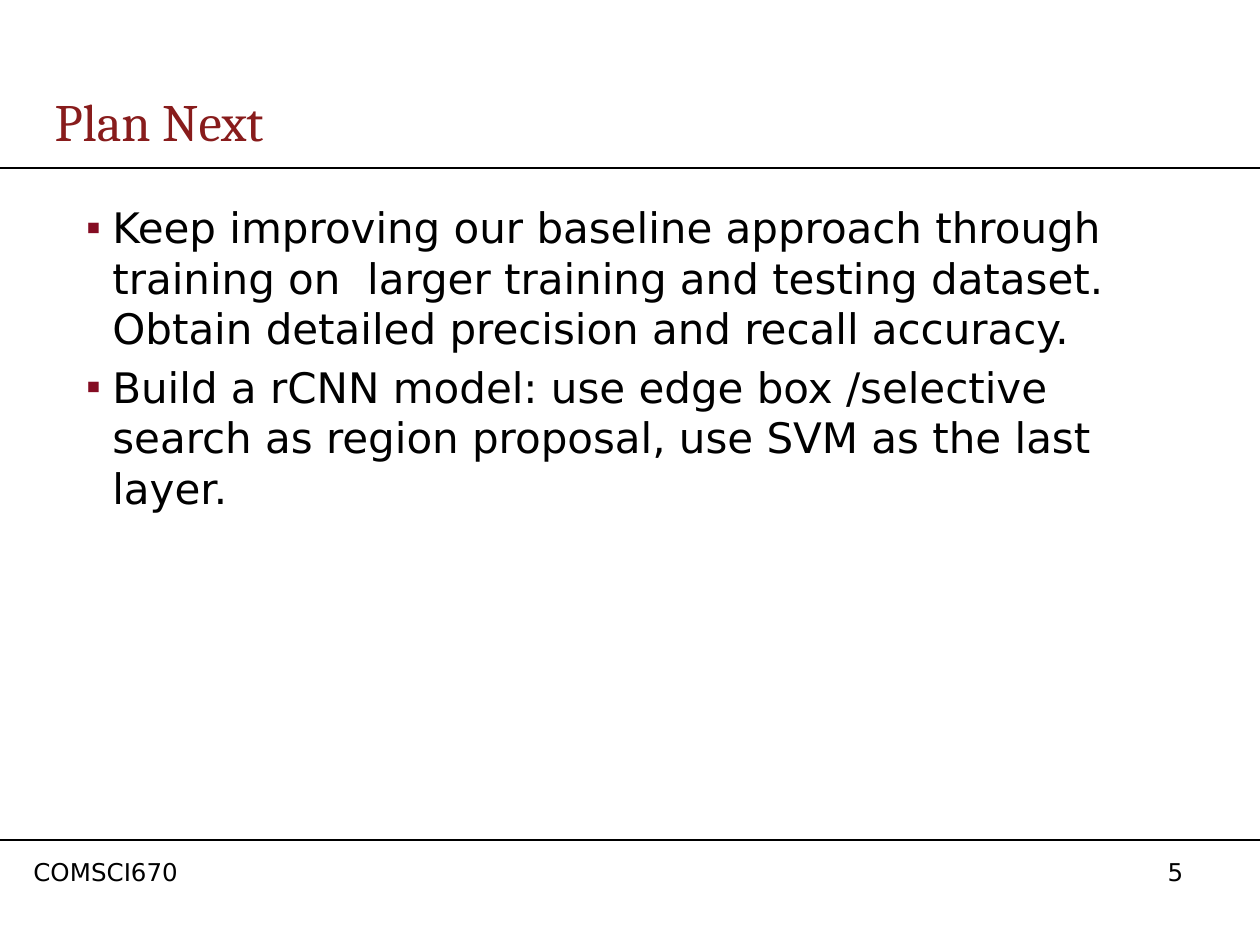
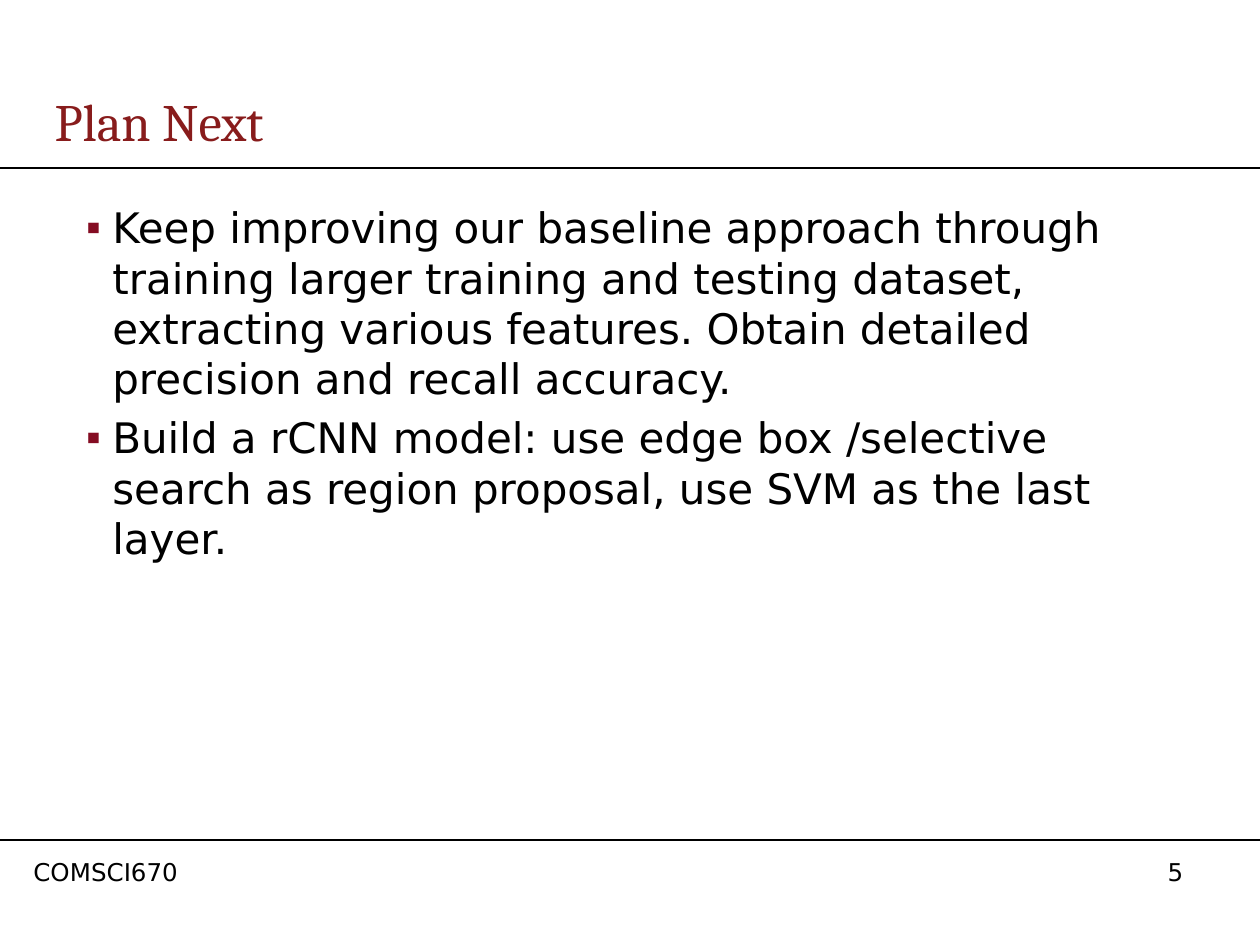
Before and after one commit to whsong/faceDetection, a slide deck: slide 5 of documents/faceDetection_PPT1 .pptx. Drawn at 1260x945 pixels with LibreOffice and Linux fonts; fonts in the diff are those of the drawing; background and template pictures are left out. Boxes give left, top, right and bottom in pixels: in the first picture for what was removed or moved away, otherwise in the second. Text is boxed around its words. In the diff, an @@ line names an element or a change of style, - is before the commit and + after.

```diff
--- a/documents/faceDetection_PPT1 .pptx
+++ b/documents/faceDetection_PPT1 .pptx
@@ text at [112, 211, 1100, 403]: text changed @@
-▪ Keep improving our baseline approach through training on larger training and testing dataset. Obtain detailed precision and recall accuracy.
+▪ Keep improving our baseline approach through training larger training and testing dataset, extracting various features. Obtain detailed precision and recall accuracy.
```
Also in this commit, not shown: 1 other slide changed, 1 slide removed.
